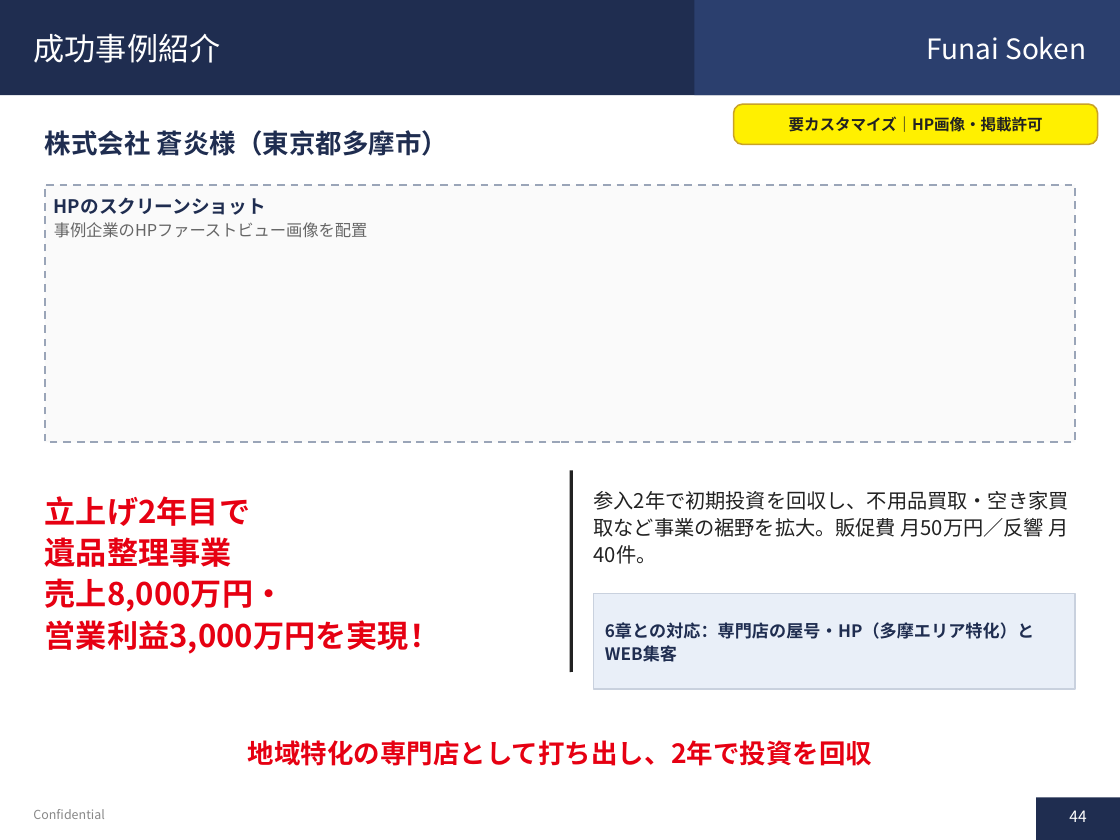
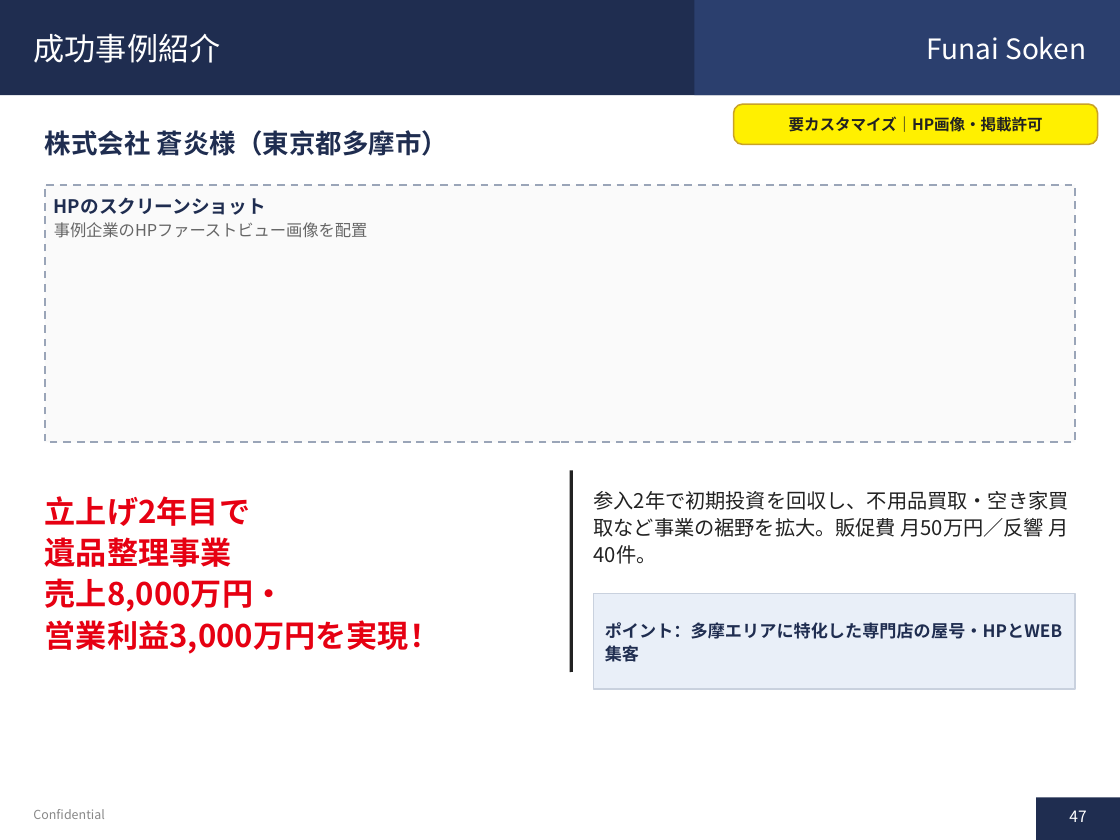
Before and after one commit to soshiro-iki-sys/-, a slide deck: slide 47 of proposals/遺品整理事業_企画書.pptx (slide 44 before the commit). Drawn at 1120x840 pixels with LibreOffice and Linux fonts; fonts in the diff are those of the drawing. Boxes give left, top, right and bottom in pixels: in the first picture for what was removed or moved away, otherwise in the second. Text is boxed around its words. In the diff, an @@ line names an element or a change of style, - is before the commit and + after.

```diff
--- a/proposals/遺品整理事業_企画書.pptx
+++ b/proposals/遺品整理事業_企画書.pptx
@@ text at bbox=[605, 622, 1062, 639]: text changed @@
-6章との対応：専門店の屋号・HP（多摩エリア特化）とWEB集客
+ポイント：多摩エリアに特化した専門店の屋号・HPとWEB集客
@@ text removed at bbox=[248, 740, 872, 766] @@
-地域特化の専門店として打ち出し、2年で投資を回収
@@ page number at bbox=[1069, 810, 1086, 822]: text changed @@
-44
+47
```
Also in this commit, not shown: 28 other slides changed, 6 slides added, 14 slides removed, 1 other file.
